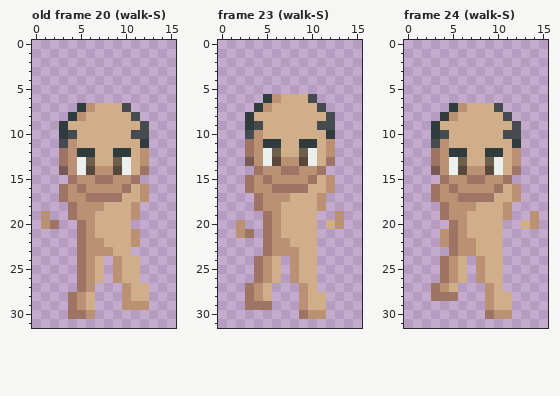
Two states of a pixel-art file, graphics/characters/human-male.aseprite. The picture above was drawn from the file before the commit.
16x32 pixels, 48 frames. Shown: old frame 20 (walk-S), frame 23 (walk-S), frame 24 (walk-S). The commit also changed other frames, which this record leaves out.
The same view after the edit:
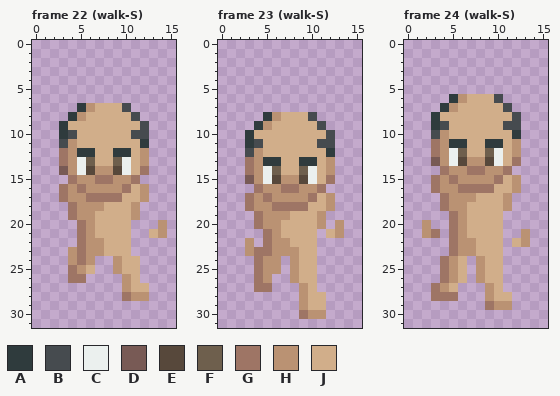
Palette (. is transparent): A #2f3b3d  B #464b4f  C #ebf0ee  D #785a55  E #57483b  F #6e5f4d  G #9e7565  H #ba9273  J #d1ae8a
A new or re-ordered frame is compared with the old frame closest to it.
What changed:
frames re-ordered
Changed rows in their new state; - is an unchanged pixel.
Frame 22 (walk-S) against old frame 20 (walk-S), layers "floating/skin/hands/default", "bottom/skin/legs/default":
first column x 1:
19 .-------------
20 ..-----------H
21 ----------.-JH
22 ----------.---
23 ---H---J------
24 ---H--.-------
25 ---GHJ.-------
26 ---G-..-.H----
27 ----..--------
28 ---...---GHH--
29 ---...---...--
30 ---...--------
Frame 23 (walk-S):
first column x 2:
 6 ---......---
 7 --........--
 8 -..AH---B..-
 9 -.AH------.-
10 -AJ-------B-
11 -ABJJ--JJBB-
12 -B-JJ--JJ-A-
13 -G-AAJJAA-H-
14 -GHCFJJFCJH-
15 -D-CE--EC-G-
16 -.G-H--HHG.-
17 -GHG--HHGJH-
18 -GH-GGGG-JH-
19 --GH-H---H-.
20 .-GH-----H.-
21 ..--------JH
22 -H----------
23 -HG---------
24 ----H-------
25 ----H-------
26 ----.-------
27 -.GG--------
28 -...--------
29 -...--------
Frame 24 (walk-S):
first column x 2:
 6 ---AHJJJB----
 7 --AHJ---JB---
 8 -AJJ-----JB--
 9 --B------B---
10 -BH------JA--
11 -G-AA--AA-H--
12 ---CF--FC----
13 -D--EHHE--G--
14 -.GHHGGHHG.--
15 -GHG-HH-GJH--
16 ---HGGGGJ----
17 -.G-HHJJ-H.--
18 -----J-------
19 --.G-----.--.
20 H----------..
21 HG.--------H-
22 --.-------JH-
first column x 9:
29 GHH
30 ...
Where, in picture pixels (left, top, right, bottom), the same in both pictures:
changed: (41, 211, 167, 319)
changed: (236, 94, 344, 310)
changed: (422, 94, 539, 247)
changed: (485, 301, 512, 319)
